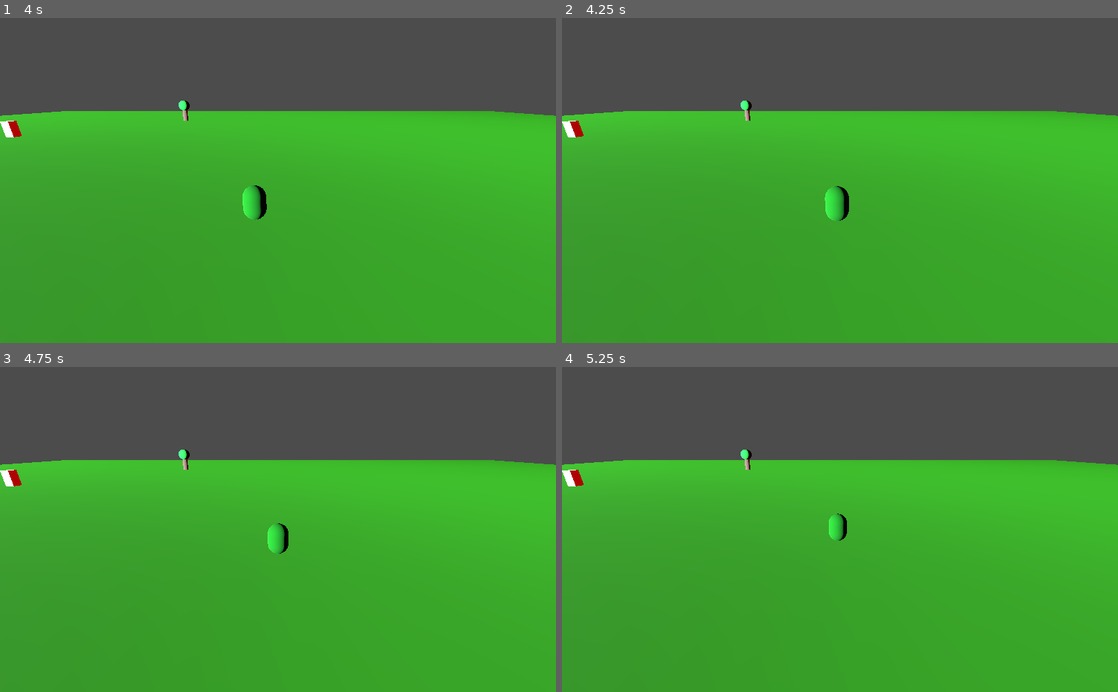
Above: before the commit, frames 1-4 (two rows, left to right).
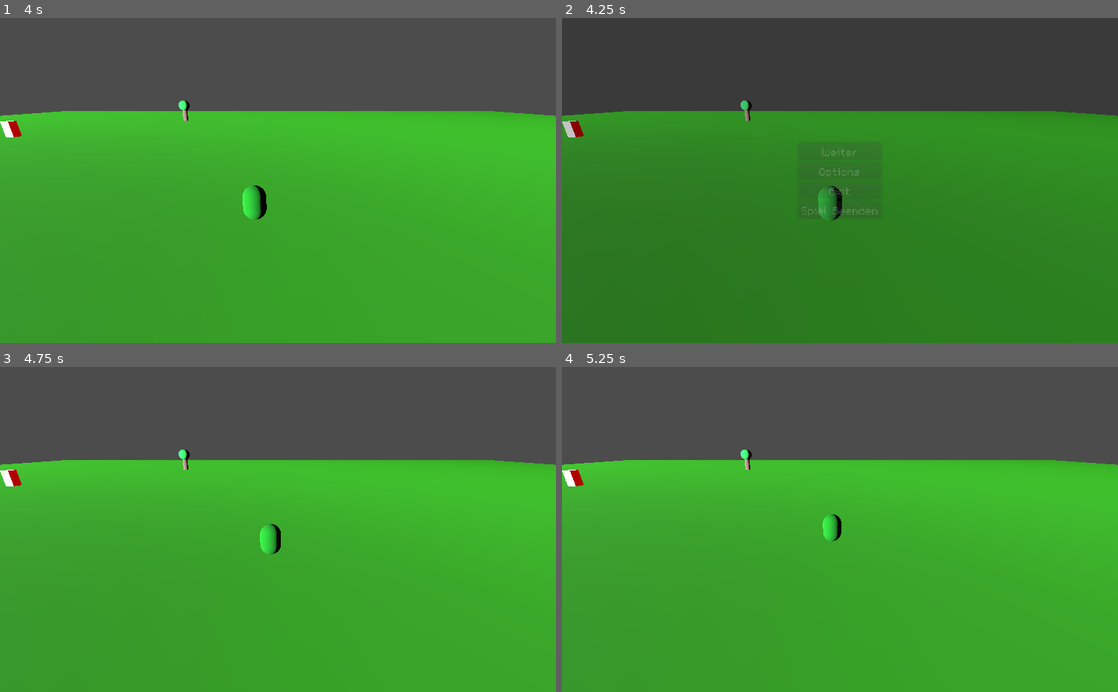
Above: after the commit, the same moments.

Repository: community-godot-germany/community-project-germany
Game: Godot game, scene res://Main.tscn
The game is run twice, just before and just after one commit, with the same random seed, the same clock (stepped at 60 frames per second) and the same inputs.
Inputs (mouse positions are in pixels of both pictures, inside the frame that each line leads up to):
- Up to frame 1 (4 s): tap Enter at 0.5 s; move the mouse to (400, 164) at 0.52 s; click (400, 164) at 0.67 s; move the mouse to (166, 196) at 1.27 s; click (166, 196) at 1.42 s; move the mouse to (333, 109) at 2.02 s; click (333, 109) at 2.17 s; move the mouse to (250, 245) at 2.77 s; click (250, 245) at 2.92 s; move the mouse to (444, 229) at 3.52 s; click (444, 229) at 3.67 s
- Up to frame 2 (4.25 s): tap Escape (ui_cancel) at 4.15 s
- Up to frame 3 (4.75 s): click (278, 500) at 4.25 s, where only the run after the commit has a clickable "Weiter"
- Up to frame 4 (5.25 s): move the mouse to (673, 480) at 5.02 s; click (673, 480) at 5.17 s

Frame 1 is identical in both runs. In frame 2, 71% of the frame differs, in the area x 0-100%, y 25-100%; in frame 3, 0.4%; in frame 4, 0.3%.

Commit message:
update Pausenmenu

Diff:
--- a/CommunityGame/Main.tscn
+++ b/CommunityGame/Main.tscn
@@ -1,10 +1,11 @@
-[gd_scene load_steps=8 format=2]
+[gd_scene load_steps=9 format=2]
 
-[ext_resource path="res://Game Objects/Player.tscn" type="PackedScene" id=1]
-[ext_resource path="res://Game Objects/Camera.tscn" type="PackedScene" id=2]
-[ext_resource path="res://Game Objects/Treehouse.tscn" type="PackedScene" id=3]
-[ext_resource path="res://Game Objects/Tree.tscn" type="PackedScene" id=4]
-[ext_resource path="res://Game Objects/World.tscn" type="PackedScene" id=5]
+[ext_resource path="res://Game Objects/World.tscn" type="PackedScene" id=1]
+[ext_resource path="res://Game Objects/Treehouse.tscn" type="PackedScene" id=2]
+[ext_resource path="res://Game Objects/Camera.tscn" type="PackedScene" id=3]
+[ext_resource path="res://Game Objects/Player.tscn" type="PackedScene" id=4]
+[ext_resource path="res://Game Objects/Tree.tscn" type="PackedScene" id=5]
+[ext_resource path="res://UI/Menu/MenuScenes/PausenMenu.tscn" type="PackedScene" id=6]
 
 [sub_resource type="Environment" id=1]
 ambient_light_color = Color( 0.427451, 0, 0, 1 )
@@ -27,29 +28,31 @@
 
 [node name="TestLevel" type="Spatial" parent="."]
 
-[node name="Player" parent="TestLevel" instance=ExtResource( 1 )]
+[node name="Player" parent="TestLevel" instance=ExtResource( 4 )]
 
-[node name="Camera" parent="TestLevel" instance=ExtResource( 2 )]
+[node name="Camera" parent="TestLevel" instance=ExtResource( 3 )]
 
 [node name="navigation" type="Navigation" parent="TestLevel"]
 
 [node name="navigationMeshInstance" type="NavigationMeshInstance" parent="TestLevel/navigation"]
 navmesh = SubResource( 2 )
 
-[node name="Treehouse" parent="TestLevel/navigation/navigationMeshInstance" instance=ExtResource( 3 )]
+[node name="Treehouse" parent="TestLevel/navigation/navigationMeshInstance" instance=ExtResource( 2 )]
 transform = Transform( 1, 0, 0, 0, 1, 0, 0, 0, 1, -69, 0, -41 )
 
-[node name="Tree" parent="TestLevel/navigation/navigationMeshInstance" instance=ExtResource( 4 )]
+[node name="Tree" parent="TestLevel/navigation/navigationMeshInstance" instance=ExtResource( 5 )]
 transform = Transform( 1, 0, 0, 0, 1, 0, 0, 0, 1, 66, 0, 0 )
 
-[node name="Tree2" parent="TestLevel/navigation/navigationMeshInstance" instance=ExtResource( 4 )]
+[node name="Tree2" parent="TestLevel/navigation/navigationMeshInstance" instance=ExtResource( 5 )]
 transform = Transform( 1, 0, 0, 0, 1, 0, 0, 0, 1, -50, 0, 29 )
 
-[node name="Tree3" parent="TestLevel/navigation/navigationMeshInstance" instance=ExtResource( 4 )]
+[node name="Tree3" parent="TestLevel/navigation/navigationMeshInstance" instance=ExtResource( 5 )]
 transform = Transform( 1, 0, 0, 0, 1, 0, 0, 0, 1, -40, 0, -84 )
 
-[node name="World" parent="TestLevel/navigation/navigationMeshInstance" instance=ExtResource( 5 )]
+[node name="World" parent="TestLevel/navigation/navigationMeshInstance" instance=ExtResource( 1 )]
 
 [node name="HUD" type="Spatial" parent="."]
 
 [node name="Menus" type="Spatial" parent="."]
+
+[node name="PausenMenü" parent="." instance=ExtResource( 6 )]
--- a/CommunityGame/UI/Menu/MenuScenes/PausenMenu.tscn
+++ b/CommunityGame/UI/Menu/MenuScenes/PausenMenu.tscn
@@ -142,6 +142,9 @@
 anchor_right = 1.0
 anchor_bottom = 1.0
 script = ExtResource( 1 )
+__meta__ = {
+"_edit_use_anchors_": false
+}
 
 [node name="CanvasLayer" type="CanvasLayer" parent="."]
 layer = 10
--- a/CommunityGame/UI/Menu/MenuScripts/PausenMenu.gd
+++ b/CommunityGame/UI/Menu/MenuScripts/PausenMenu.gd
@@ -45,7 +45,8 @@
 
 	#setzt denn pausen modus auf aktiv
 	#get_tree().paused = true
-	pause_mode = true
+	pause_mode != pause_mode
+	get_node("/root/Main/TestLevel/Player").set_physics_process(false)
 
 #Aktiviert wenn gecalled
 func PauseExited():
@@ -61,7 +62,8 @@
 
 	#setzt denn pausen modus auf nicht aktiv
 	#get_tree().paused = false
-	pause_mode = false
+	pause_mode != pause_mode
+	get_node("/root/Main/TestLevel/Player").set_physics_process(true)
 
 #wird aktiv wenn Weiter gedrückt wird
 func _on_Weiter_pressed():
